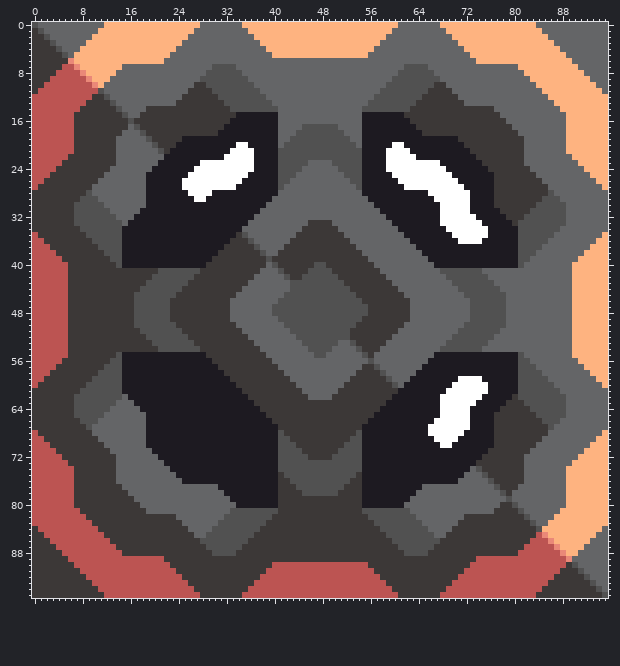
Edited in one commit: sprite sheet (sprites/blocks/Asterion/faction_pyro/crafting/ashotite-press-full.png). Above is the file before it was changed.
The file is 96x96 pixels.
The result:
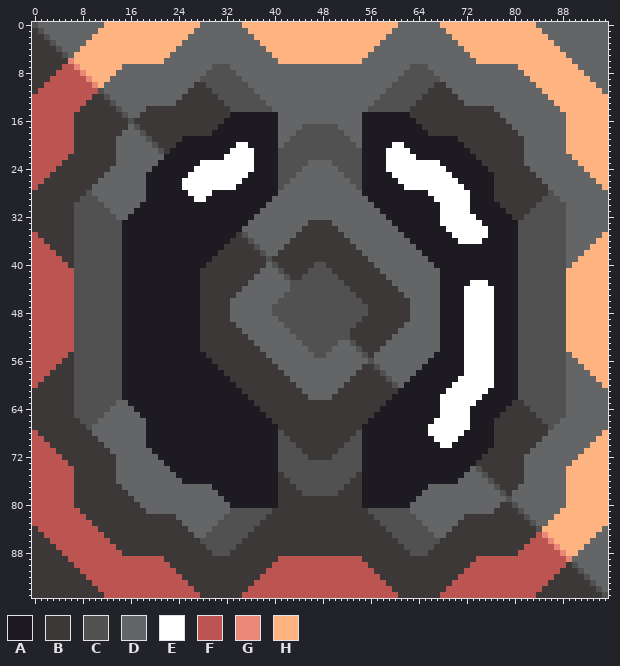
Palette (. is transparent): A #1d1a21  B #3c3837  C #515151  D #646567  E #ffffff  F #bc5452  G #ea8878  H #feb380
What changed:
y 6: x 41..54 DDDDDDDDDDDDDD -> HHHHHHHHHHHHHH
y 7: x 33 C -> D; x 62 C -> D
y 8: x 34 C -> D; x 61 C -> D
y 9: x 35 C -> D; x 60 C -> D
y 10: x 36 C -> D; x 59 C -> D
y 11: x 37 C -> D; x 58 C -> D
y 12: x 38 C -> D; x 57 C -> D
y 13: x 39 C -> D; x 56 C -> D
y 14: x 40 C -> D; x 55 C -> D
y 15: x 33 B -> A; x 62 B -> A
y 16: x 32 B -> A; x 63 B -> A
y 17: x 31 B -> A; x 64 B -> A
y 18: x 30 B -> A; x 65 B -> A
y 30: x 18 D -> A; x 77 B -> A
y 31: x 17 D -> A; x 78 B -> A
y 32: x 16 D -> A; x 79 B -> A
y 33: x 15 D -> A; x 80 B -> A
y 34: x 7 B -> C; x 88 D -> C
y 35: x 7..8 BB -> CC; x 87..88 DD -> CC
y 36: x 7..9 BBB -> CCC; x 86..88 DDD -> CCC
y 37: x 7..10 BBBB -> CCCC; x 85..88 DDDD -> CCCC
y 38: x 7..11 BBBBB -> CCCCC; x 84..88 DDDDD -> CCCCC
y 39: x 7..12 BBBBBB -> CCCCCC; x 83..88 DDDDDD -> CCCCCC
y 40: x 7..13 BBBBBBB -> CCCCCCC; x 82..88 DDDDDDD -> CCCCCCC
y 41: x 6..27 BBBBBBBBBBBBBBBCCCCCCC -> FCCCCCCCCAAAAAAAAAAAAA; x 68..89 CCCCCCCDDDDDDDDDDDDDDD -> AAAAAAAAAAAAACCCCCCCCH
y 42: x 6..27 BBBBBBBBBBBBBBCCCCCCCB -> FCCCCCCCCAAAAAAAAAAAAA; x 68..89 DCCCCCCCDDDDDDDDDDDDDD -> AAAAAAAAAAAAACCCCCCCCH
y 43: x 6..27 BBBBBBBBBBBBBCCCCCCCBB -> FCCCCCCCCAAAAAAAAAAAAA; x 68..89 DDCCCCCCCDDDDDDDDDDDDD -> AAAAAEEEAAAAACCCCCCCCH
y 44: x 6..27 BBBBBBBBBBBBCCCCCCCBBB -> FCCCCCCCCAAAAAAAAAAAAA; x 68..89 DDDCCCCCCCDDDDDDDDDDDD -> AAAAEEEEEAAAACCCCCCCCH
y 45: x 6..27 BBBBBBBBBBBCCCCCCCBBBB -> FCCCCCCCCAAAAAAAAAAAAA; x 68..89 DDDDCCCCCCCDDDDDDDDDDD -> AAAAEEEEEAAAACCCCCCCCH
y 46..49: x 6..27 BBBBBBBBBBBCCCCCCBBBBB -> FCCCCCCCCAAAAAAAAAAAAA; x 68..89 DDDDDCCCCCCDDDDDDDDDDD -> AAAAEEEEEAAAACCCCCCCCH
y 50: x 6..27 BBBBBBBBBBBCCCCCCCBBBB -> FCCCCCCCCAAAAAAAAAAAAA; x 68..89 DDDDCCCCCCCDDDDDDDDDDD -> AAAAEEEEEAAAACCCCCCCCH
y 51: x 6..27 BBBBBBBBBBBBCCCCCCCBBB -> FCCCCCCCCAAAAAAAAAAAAA; x 68..89 DDDCCCCCCCDDDDDDDDDDDD -> AAAAEEEEEAAAACCCCCCCCH
y 52: x 6..27 BBBBBBBBBBBBBCCCCCCCBB -> FCCCCCCCCAAAAAAAAAAAAA; x 68..89 DDCCCCCCCDDDDDDDDDDDDD -> AAAAEEEEEAAAACCCCCCCCH
y 53: x 6..27 BBBBBBBBBBBBBBCCCCCCCB -> FCCCCCCCCAAAAAAAAAAAAA; x 68..89 DCCCCCCCDDDDDDDDDDDDDD -> AAAAEEEEEAAAACCCCCCCCH
y 54: x 6..27 BBBBBBBBBBBBBBBCCCCCCC -> FCCCCCCCCAAAAAAAAAAAAA; x 68..89 CCCCCCCDDDDDDDDDDDDDDD -> AAAAEEEEEAAAACCCCCCCCH
y 55: x 7..13 BBBBBBB -> CCCCCCC; x 72..76 AAAAA -> EEEEE; x 82..88 DDDDDDD -> CCCCCCC
y 56: x 7..12 BBBBBB -> CCCCCC; x 72..76 AAAAA -> EEEEE; x 83..88 DDDDDD -> CCCCCC
y 57: x 7..11 BBBBB -> CCCCC; x 72..76 AAAAA -> EEEEE; x 84..88 DDDDD -> CCCCC
y 58: x 7..10 BBBB -> CCCC; x 72..76 AAAAA -> EEEEE; x 85..88 DDDD -> CCCC
y 59: x 7..9 BBB -> CCC; x 75..76 AA -> EE; x 86..88 DDD -> CCC
y 60: x 7..8 BB -> CC; x 76 A -> E; x 87..88 DD -> CC
y 61: x 7 B -> C; x 88 D -> C
y 62: x 15 D -> A; x 80 B -> A
y 63: x 16 D -> A; x 79 B -> A
y 64: x 17 D -> A; x 78 B -> A
y 65: x 18 D -> A; x 77 B -> A
y 77: x 30 D -> A; x 65 D -> A
y 78: x 31 D -> A; x 64 D -> A
y 79: x 32 D -> A; x 63 D -> A
y 80: x 33 D -> A; x 62 D -> A
y 81: x 40 C -> B; x 55 C -> B
y 82: x 39 C -> B; x 56 C -> B
y 83: x 38 C -> B; x 57 C -> B
y 84: x 37 C -> B; x 58 C -> B
y 85: x 36 C -> B; x 59 C -> B
y 86: x 35 C -> B; x 60 C -> B
y 87: x 34 C -> B; x 61 C -> B
y 88: x 33 C -> B; x 62 C -> B
y 89: x 41..54 BBBBBBBBBBBBBB -> FFFFFFFFFFFFFF
Changed places in both pictures, as pixel boxes (x1, y1, x2, y2):
changed: (212, 58, 428, 136)
changed: (122, 202, 146, 226)
changed: (494, 202, 518, 226)
changed: (68, 226, 200, 394)
changed: (440, 226, 572, 418)
changed: (122, 394, 146, 418)
changed: (212, 484, 428, 562)
